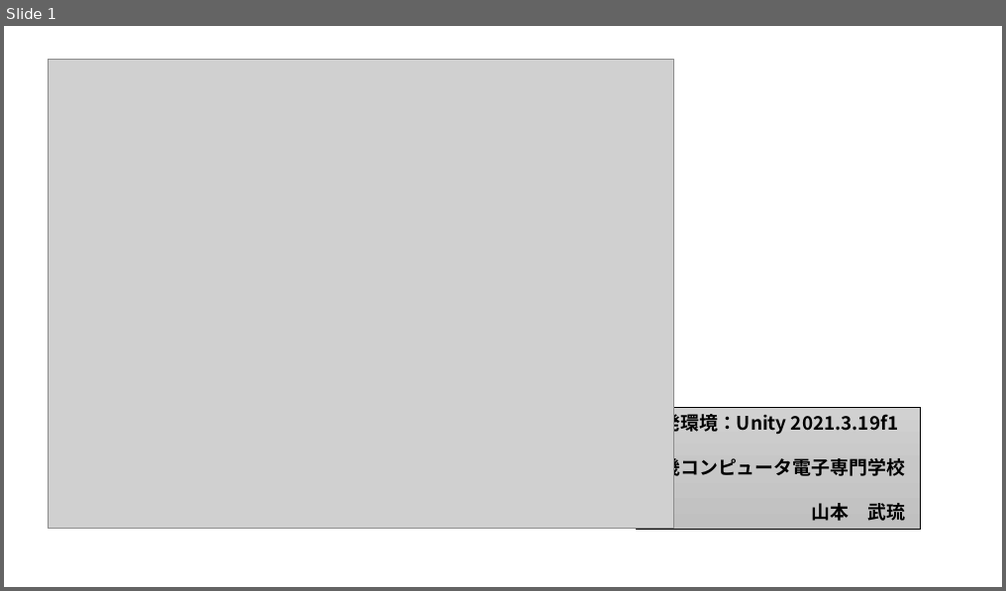
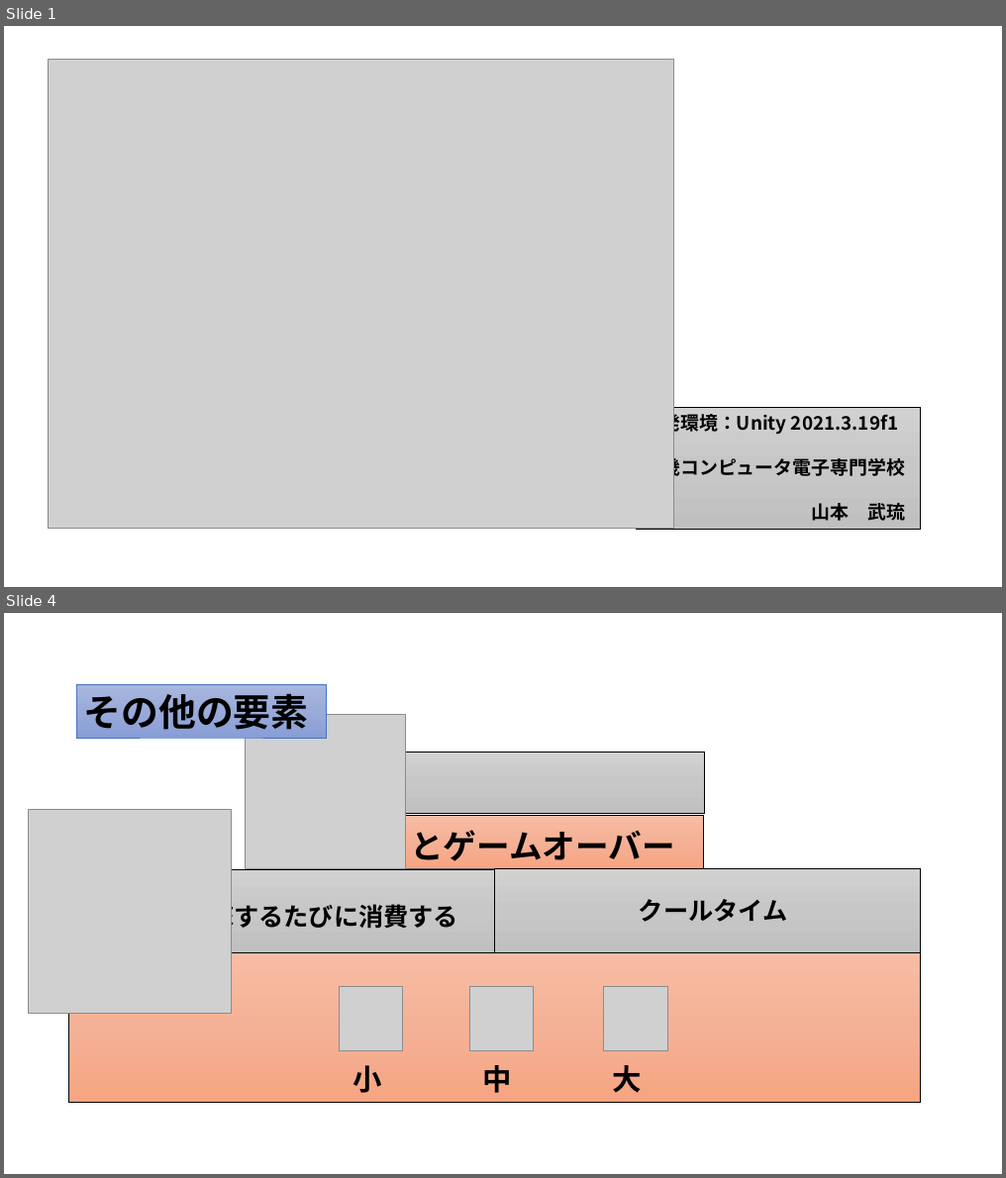
Before and after one commit to Sokuri2217/kozin2, a slide deck: 個人制作/ゲームコンテスト提出 _企画書.pptx. Shown one above the other, each under a label of ours: slide 1 before the commit, slides 1 and 4 after it; the slides between them are not shown. The pictures are 1006x591 and 1006x1178 pixels, drawn with LibreOffice and Linux fonts; fonts in the diff are those of the drawing; grey boxes stand for pictures; background and template pictures are left out. Boxes give left, top, right and bottom in pixels: in the first picture for what was removed or moved away, otherwise in the second. Text is boxed around its words. In the diff, an @@ line names an element or a change of style, - is before the commit and + after.

```diff
--- a/個人制作/ゲームコンテスト提出 _企画書.pptx
+++ b/個人制作/ゲームコンテスト提出 _企画書.pptx
@@ slide 4 added at <box>4,613,1002,1174</box>, background picture (left out) @@
@@ rectangle added at <box>76,685,327,738</box>, fill gradient #A8B7DF to #9AABD9 to #889ED7, outline #4472C4 0.5 pt, 36 pt, text #000000, bold @@
+その他の要素
@@ picture added at <box>245,715,406,869</box> @@
@@ rectangle added at <box>269,753,705,814</box>, fill gradient #D2D2D2 to #C8C8C8 to #C0C0C0, outline #000000 0.5 pt @@
@@ picture added at <box>28,810,232,1014</box> @@
@@ rectangle added at <box>269,815,704,868</box>, fill gradient #F7BDA5 to #F5B196 to #F8A582, outline #000000 0.5 pt @@
@@ text added at <box>291,825,675,868</box>, 32 pt, text #000000, bold @@
+0になるとゲームオーバー
@@ rectangle added at <box>69,869,495,953</box>, fill gradient #D2D2D2 to #C8C8C8 to #C0C0C0, outline #000000 0.5 pt @@
@@ rectangle added at <box>495,869,921,953</box>, fill gradient #D2D2D2 to #C8C8C8 to #C0C0C0, outline #000000 0.5 pt @@
@@ text added at <box>184,900,458,933</box>, 24 pt, text #000000, bold @@
+攻撃するたびに消費する
@@ text added at <box>639,899,788,922</box>, 24 pt, text #000000, bold @@
+クールタイム
@@ rectangle added at <box>69,953,921,1103</box>, fill gradient #F7BDA5 to #F5B196 to #F8A582, outline #000000 0.5 pt @@
@@ group added at <box>339,986,667,1093</box>: 3 pictures, 1 text @@
+小 中 大
```
Also in this commit, not shown: 3 slides changed, 1 other file.
